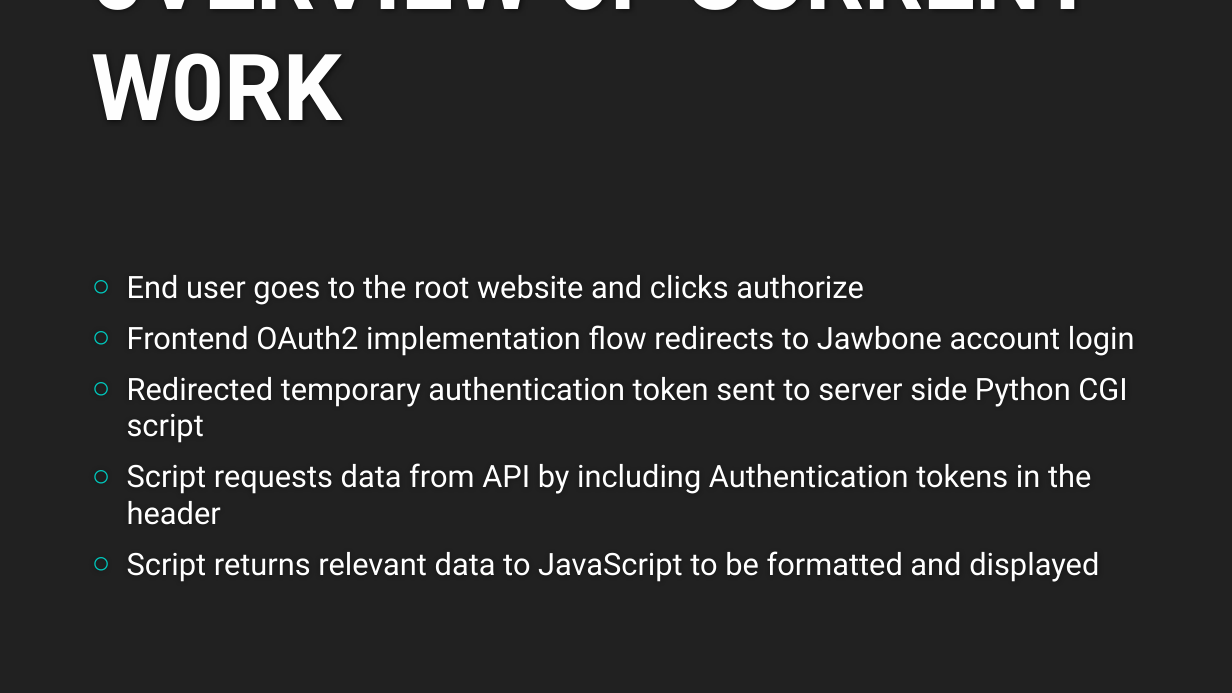
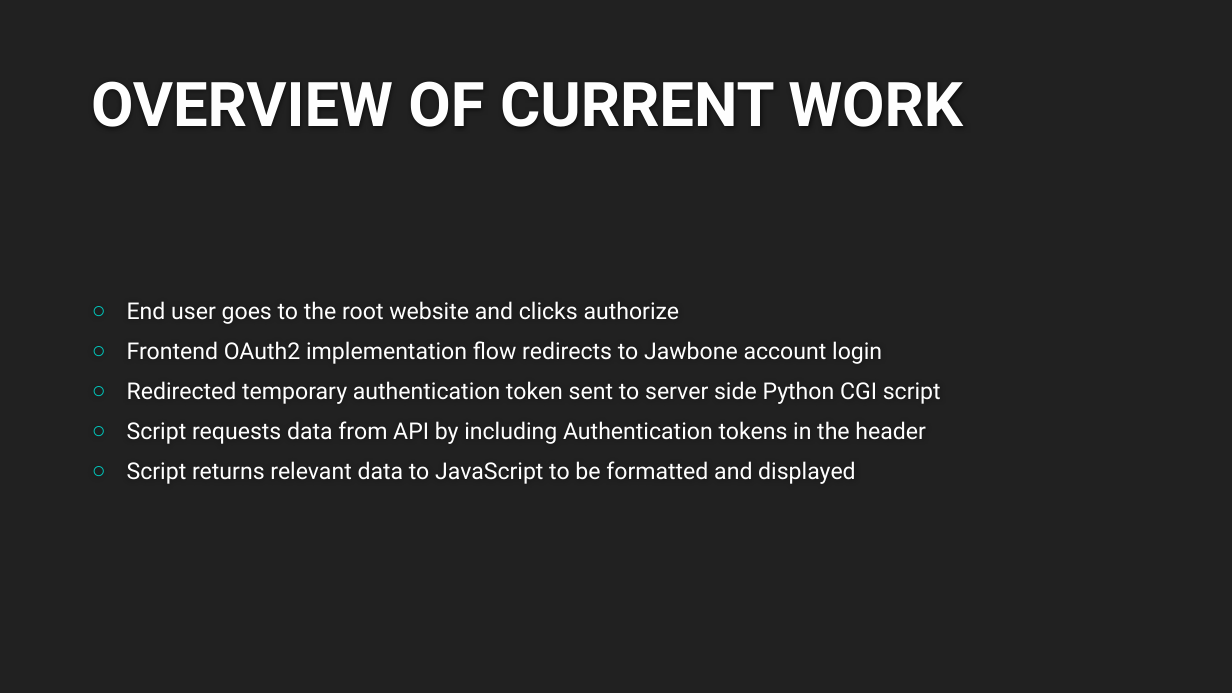
Before and after one commit to ritwikd/gatech, a slide deck: slide 2 of Presentation/Assisted Living.pptx. Drawn at 1232x693 pixels with LibreOffice and Linux fonts; fonts in the diff are those of the drawing; background and template pictures are left out. Boxes give left, top, right and bottom in pixels: in the first picture for what was removed or moved away, otherwise in the second. Text is boxed around its words. In the diff, an @@ line names an element or a change of style, - is before the commit and + after.

```diff
--- a/Presentation/Assisted Living.pptx
+++ b/Presentation/Assisted Living.pptx
@@ title at box(91, 81, 963, 127): text changed; size 72 to 48 pt @@
-0VERVIEW 0F CURRENT W0RK
+OVERVIEW OF CURRENT WORK
@@ text "End user goes to the ...": place and size @@
-text "End user goes to the ..." at box(127, 275, 1135, 582)
+text "End user goes to the ..." at box(127, 301, 941, 484)
@@ text "End user goes to the ..." at box(127, 301, 941, 484): size 24 to 18 pt; less space between paragraphs @@
```
Also in this commit, not shown: 1 other slide changed, 1 slide added, 1 slide removed.
